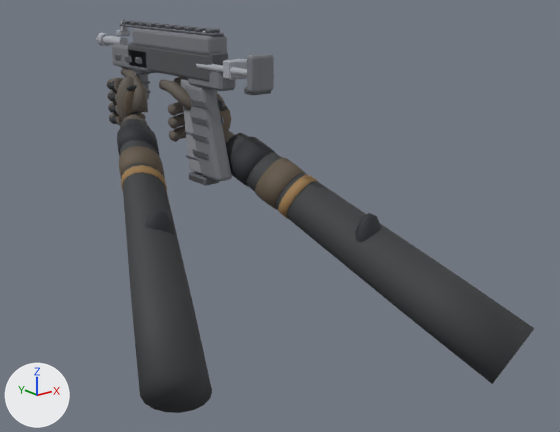
The glTF model art/models/WPN_SMG.glb as it was, and as the next commit left it.
Rendered twice from a camera (50 mm lens) standing at (-0.653, -1.055, 0.127) and looking at (0.036, -0.195, -0.217). Arrows for +X, +Y and +Z are at lower left; the lights stay in place. The older version comes first. Where no turn or scale is listed for an object, it has been applied to the vertices. Vertices at exactly the same position are counted once.

Objects in the first picture: 'Body', 'HandL', 'HandR', 'Mag'.
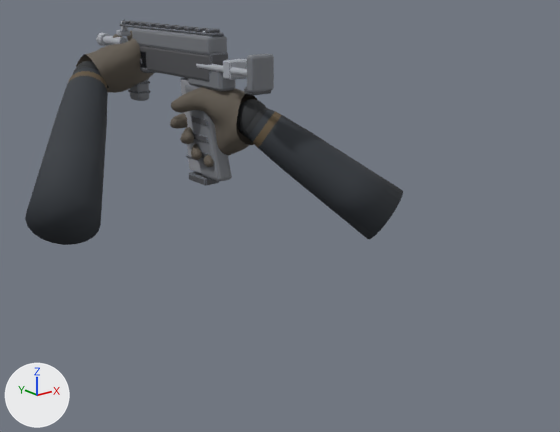
Not visible in the pictures: 'GlovePlateR'.

Pixel boxes [x1, y1, x2, y2] of what changed, in the pictures (560 x 432 px):
'HandR', reshaped (77% narrower, 74% shorter): before [159, 77, 535, 384]; after [170, 87, 257, 167]
'HandL', reshaped: before [107, 68, 212, 413]; after [76, 31, 154, 93]
'ForearmL', added: after [25, 65, 108, 245]
    faces in mat_vm2_sleeve (dark grey #30363c): [25, 68, 108, 245]
    faces in mat_vm2_cuff (brown #61523b): [68, 71, 108, 93]
'ForearmR', added: after [246, 108, 403, 239]
    faces in mat_vm2_sleeve (dark grey #30363c): [249, 109, 403, 239]
    faces in mat_vm2_cuff (brown #61523b): [253, 112, 281, 148]
    faces in mat_vm2_glove_protection (black #292b2e): [246, 108, 268, 136]
'WristCuffR', added (black): after [237, 99, 266, 138]
'WristCuffL', added (mostly hidden): after [76, 61, 99, 71]
part 1 of me_handl_sculpted, deleted: before [108, 81, 212, 413]
part 2 of me_handl_sculpted, built on: before [107, 68, 148, 121]; after [76, 31, 154, 93]
part 3 of me_handr_sculpted, deleted: before [174, 77, 381, 243]
part 4 of me_handr_sculpted, cut back: before [159, 80, 535, 384]; after [170, 87, 257, 167]

What changed in the scene script:
```text
Change me_handl_sculpted:
    remove me_handl_sculpted.from_pydata(...)  # 1302 vertices, 2504 faces; spans x -0.146..0.146, y -0.483..0.067, z -0.219..0.153
    remove me_handl_sculpted.materials.append(mat_vm_glove_leather)  # dark grey #615952
    remove me_handl_sculpted.materials.append(mat_vm_glove_knuckle)  # dark grey #292b30
    remove me_handl_sculpted.materials.append(mat_vm_sleeve_charcoal)  # dark grey #393c3e
    remove me_handl_sculpted.materials.append(mat_vm_cuff_warm)  # brown #635747
    remove me_handl_sculpted.materials.append(mat_vm_stitch)  # brown #9b7a4c
    add me_handl_sculpted.from_pydata(...)  # 1619 vertices, 3204 faces; spans x 0.035..0.179, y -0.033..0.091, z 0.114..0.228
    me_handl_sculpted part 1: 22 loose pieces with 990 vertices, spanning x -0.146..0.146, y -0.483..0.067, z -0.219..0.133, are deleted
    me_handl_sculpted part 2: 1 vertex moved within x 0.11, y 0.05, z 0.129; 311 vertices removed from x 0.074..0.146, y -0.041..0.067, z 0.057..0.153; 1618 vertices added at x 0.035..0.179, y -0.033..0.091, z 0.114..0.228
    add me_handl_sculpted.materials.append(mat_vm2_glove_leather)  # brown #61594f
Change me_handr_sculpted:
    remove me_handr_sculpted.from_pydata(...)  # 1239 vertices, 2384 faces; spans x -0.128..0.142, y -0.471..0.109, z -0.193..0.186
    remove me_handr_sculpted.materials.append(mat_vm_glove_leather)  # dark grey #615952
    remove me_handr_sculpted.materials.append(mat_vm_glove_knuckle)  # dark grey #292b30
    remove me_handr_sculpted.materials.append(mat_vm_sleeve_charcoal)  # dark grey #393c3e
    remove me_handr_sculpted.materials.append(mat_vm_cuff_warm)  # brown #635747
    remove me_handr_sculpted.materials.append(mat_vm_stitch)  # brown #9b7a4c
    add me_handr_sculpted.from_pydata(...)  # 1567 vertices, 3102 faces; spans x -0.145..-0.034, y -0.088..0.058, z 0.059..0.183
    me_handr_sculpted part 3: 15 loose pieces with 574 vertices, spanning x -0.091..0.068, y -0.304..0.109, z -0.084..0.186, are deleted
    me_handr_sculpted part 4: 665 vertices removed from x -0.128..0.142, y -0.471..0.096, z -0.193..0.182; 1567 vertices added at x -0.145..-0.034, y -0.088..0.058, z 0.059..0.183
    add me_handr_sculpted.materials.append(mat_vm2_glove_leather)  # brown #61594f
Add ob_wristcuffr:
    ob_wristcuffr = bpy.data.objects.new('WristCuffR', me_wristcuffr)  # 218 vertices, 432 faces; spans x -0.089..-0.037, y -0.1029..-0.0542, z 0.1058..0.1648; in mat_vm2_glove_protection (black #292b2e)
    ob_wristcuffr.location = (0.093, -0.06, -0.215)
Add ob_gloveplater:
    ob_gloveplater = bpy.data.objects.new('GlovePlateR', me_gloveplater)  # 218 vertices, 432 faces; spans x -0.049..-0.039, y -0.0528..-0.0068, z 0.1002..0.1479; in mat_vm2_glove_protection (black #292b2e)
    ob_gloveplater.location = (0.093, -0.06, -0.215)
Add ob_wristcuffl:
    ob_wristcuffl = bpy.data.objects.new('WristCuffL', me_wristcuffl)  # a UV sphere (24 segments, 10 rings, poles along x) spanning x 0.017..0.065, y -0.002..0.058, z 0.118..0.17; in mat_vm2_glove_protection (black #292b2e)
    ob_wristcuffl.location = (-0.123, 0.14, -0.182)
Add ob_forearmr:
    ob_forearmr = bpy.data.objects.new('ForearmR', me_forearmr)  # 140 vertices, 276 faces; spans x -0.022..0.18, y -0.179..0.021, z -0.177..0.02; in mat_vm2_sleeve (dark grey #30363c), mat_vm2_glove_protection (black #292b2e), mat_vm2_cuff (brown #61523b)
    ob_forearmr.location = (0.03, -0.139, -0.08)
Add ob_forearml:
    ob_forearml = bpy.data.objects.new('ForearmL', me_forearml)  # 140 vertices, 276 faces; spans x -0.22..0.023, y -0.299..0.017, z -0.192..0.022; in mat_vm2_sleeve (dark grey #30363c), mat_vm2_glove_protection (black #292b2e), mat_vm2_cuff (brown #61523b)
    ob_forearml.location = (-0.082, 0.168, -0.038)
```
